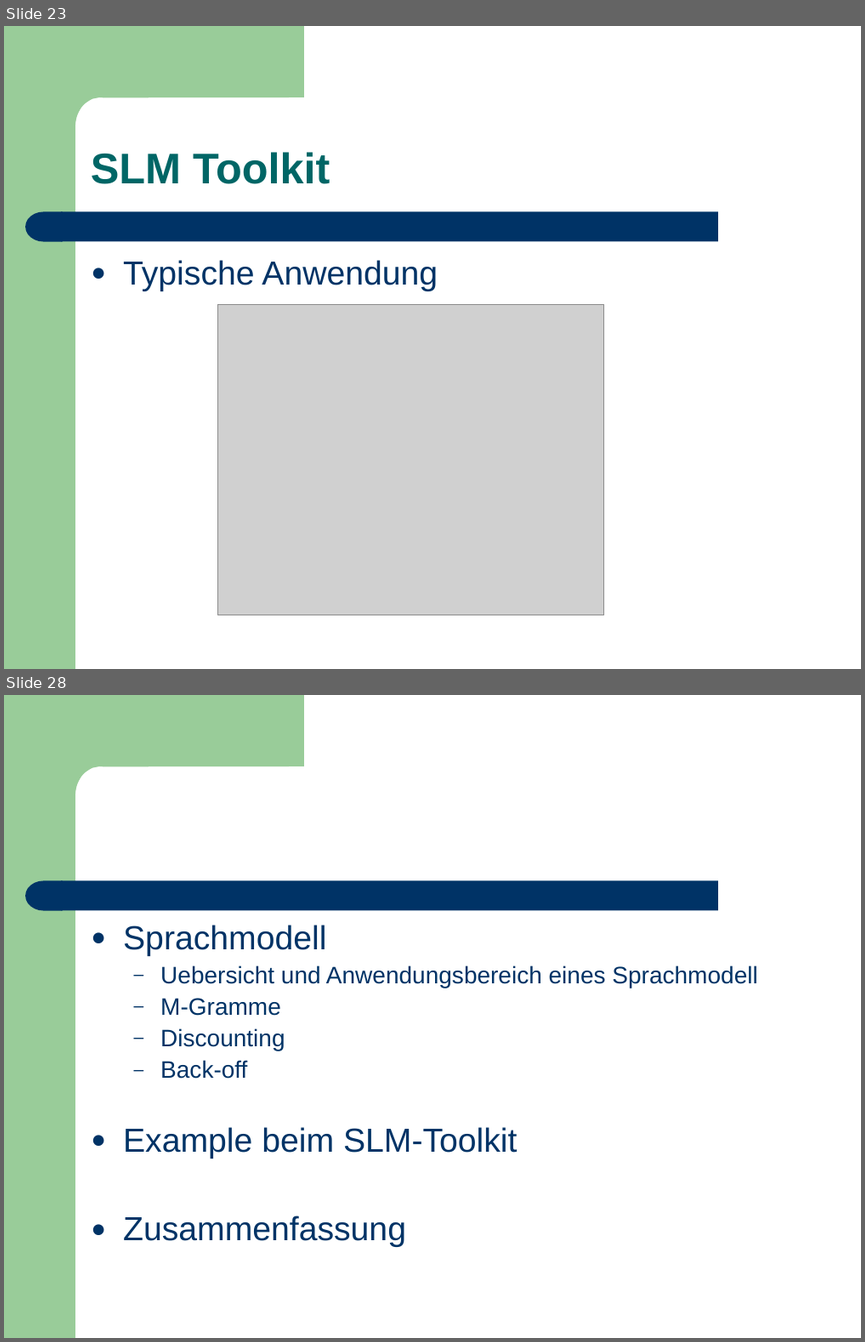
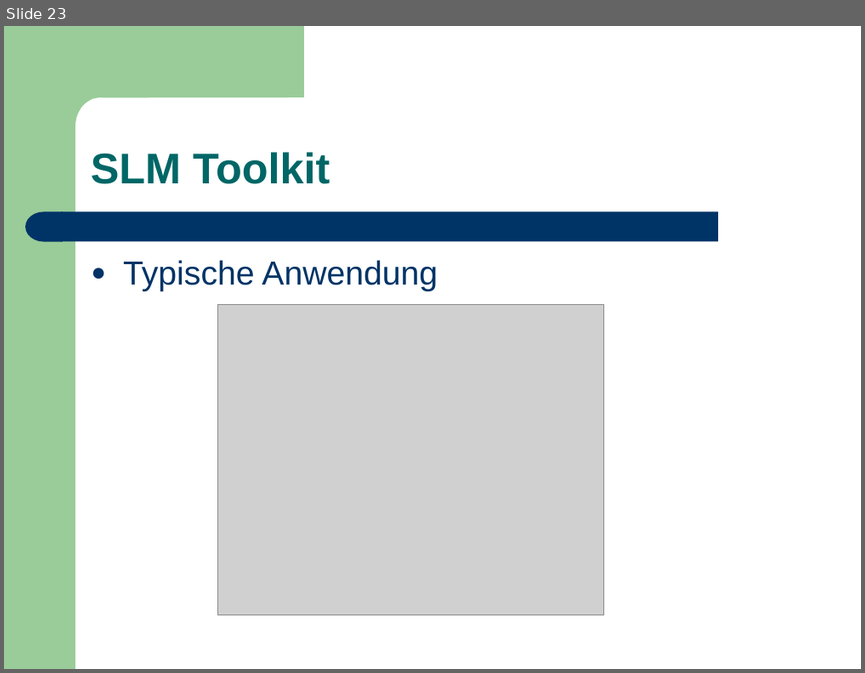
Before and after one commit to leonard117/arbeittet, a slide deck: ARS/doc/Training_Sprachmodell.ppt. Shown one above the other, each under a label of ours: slides 23 and 28 before the commit, slide 23 after it; the slides between them are not shown. The pictures are 865x1342 and 865x673 pixels, drawn with LibreOffice and Linux fonts; fonts in the diff are those of the drawing; grey boxes stand for pictures. Boxes give left, top, right and bottom in pixels: in the first picture for what was removed or moved away, otherwise in the second. Text is boxed around its words. In the diff, an @@ line names an element or a change of style, - is before the commit and + after.

```diff
--- a/ARS/doc/Training_Sprachmodell.ppt
+++ b/ARS/doc/Training_Sprachmodell.ppt
@@ slide 28 removed at [4, 695, 861, 1338], background #FFFFFF; not listed: 4 template elements that a slide beside it also shows @@
@@ text removed at [123, 925, 757, 1247] @@
-● Sprachmodell
-  – Uebersicht und Anwendungsbereich eines Sprachmodell
-  – M-Gramme
-  – Discounting
-  – Back-off
-● Example beim SLM-Toolkit
-● Zusammenfassung
```
Also in this commit, not shown: 3 slides changed, 3 slides added, 1 other slide removed.
